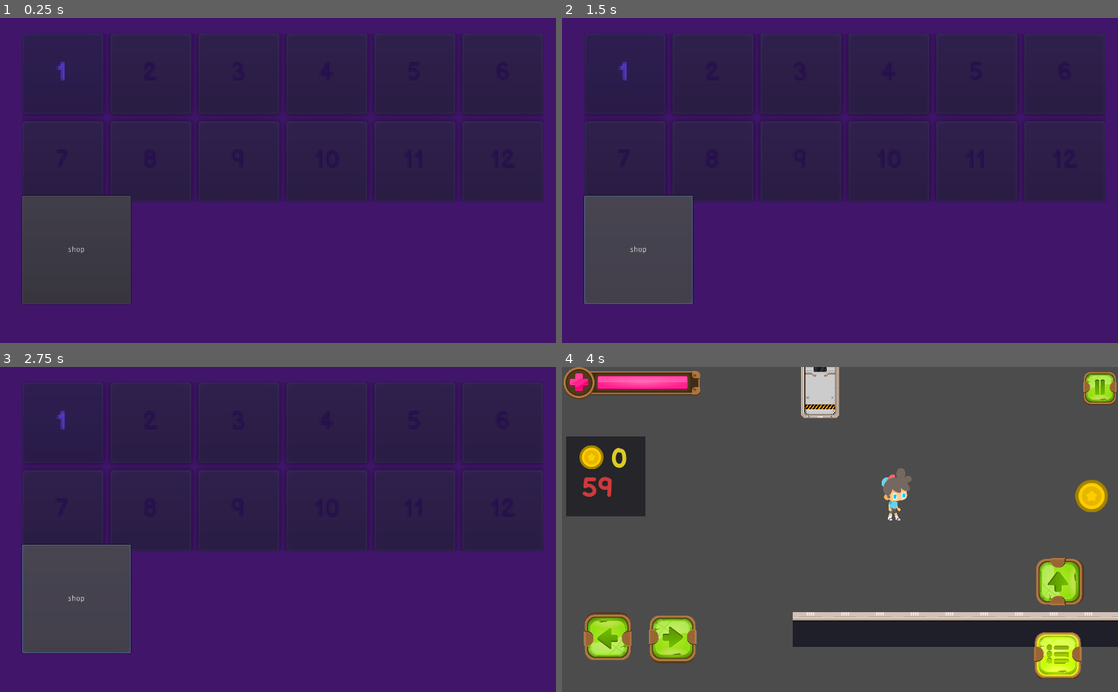
Above: before the commit, frames 1-4 (two rows, left to right).
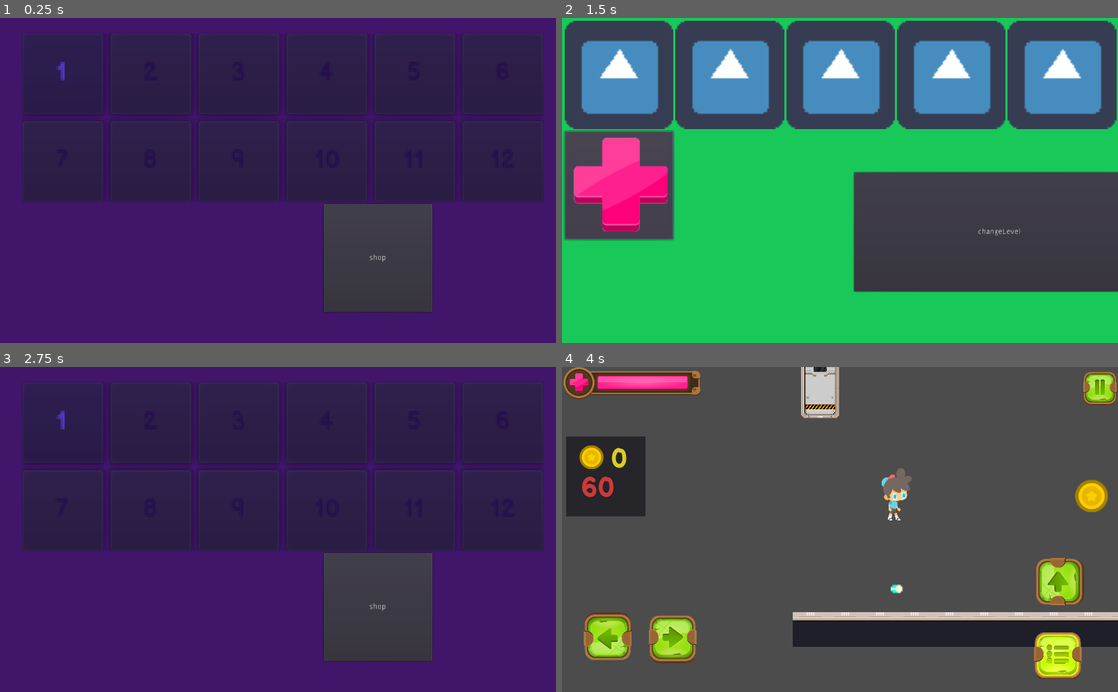
Above: after the commit, the same moments.

Repository: Sarath191181208/Covid-19
Game: Godot game, scene res://scenes/levelSelector.tscn
Same seed, same stepped clock (60 frames per second), same inputs: the game is played once before the commit and once after it. The engine's default icon, where the game draws it, is replaced by a stand-in: a white triangle on a blue panel in a dark square.
Inputs (mouse positions are in pixels of both pictures, inside the frame that each line leads up to; where the layout moved, square brackets give the same spot in the first picture):
- Up to frame 1 (0.25 s): no input
- Up to frame 2 (1.5 s): click "shop" at 0.5 s; click (617, 187) [639, 248] at 1.25 s
- Up to frame 3 (2.75 s): click "shop" (after the commit: "changeLevel") at 2 s
- Up to frame 4 (4 s): click "1" at 2.75 s; hold D (right) from 3.53 s (still down); tap Shift (fire) at 3.6 s; tap Up (jump) at 3.77 s

The runs differ from the first frame. In frame 1, 13% of the frame differs, in the area x 3-78%, y 54-91%; in frame 2, 98%, in the area x 0-100%, y 0-100%; in frame 3, 13%; in frame 4, 0.2%.

Commit message:
added a basic shop system

Diff:
--- a/scenes/levelSelector.tscn
+++ b/scenes/levelSelector.tscn
@@ -194,10 +194,10 @@
 text = "12"
 
 [node name="Button" type="Button" parent="."]
-margin_left = 41.0488
-margin_top = 328.288
-margin_right = 241.049
-margin_bottom = 528.288
+margin_left = 596.208
+margin_top = 343.12
+margin_right = 796.208
+margin_bottom = 543.12
 text = "shop"
 expand_icon = true
 __meta__ = {
--- a/scenes/shop.tscn
+++ b/scenes/shop.tscn
@@ -84,3 +84,13 @@
 __meta__ = {
 "_edit_use_anchors_": false
 }
+
+[node name="Button" type="Button" parent="."]
+margin_left = 538.367
+margin_top = 285.195
+margin_right = 1074.37
+margin_bottom = 505.195
+text = "changeLevel"
+__meta__ = {
+"_edit_use_anchors_": false
+}
--- a/scripts/levelSelector.gd
+++ b/scripts/levelSelector.gd
@@ -16,10 +16,13 @@
 # warning-ignore:unused_argument
 func _physics_process(delta):
 	_ready()
-	$Button.pressed
+	$Button.connect("pressed",self,"changeScene")
 
 
 func change_level(lvl_number):
 	print("changed" +  " " + lvl_number)
 # warning-ignore:return_value_discarded
 	get_tree().change_scene("res://scenes/leve" + String(lvl_number) + ".tscn")
+
+func changeScene():
+	get_tree().change_scene("res://scenes/shop.tscn")
--- a/scripts/shop.gd
+++ b/scripts/shop.gd
@@ -2,9 +2,14 @@
 
 func _physics_process(delta):
 	$GridContainer/Button.connect("pressed",self,"addCoin")
+	$Button.connect("pressed",self,"changeScene")
 
 func addCoin():
 	if Global.coins != 0:
 		Global.coins -= 1
 	Global.ammo += 1
 	print(Global.coins)
+
+
+func changeScene():
+	get_tree().change_scene("res://scenes/levelSelector.tscn")
